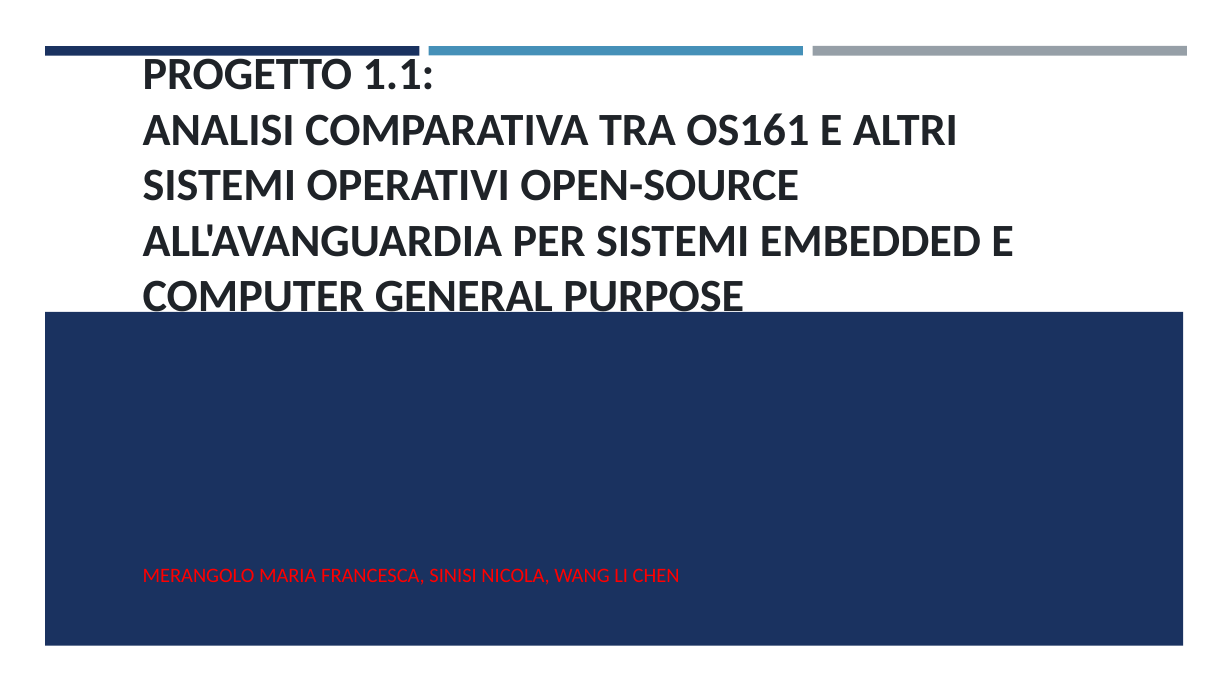
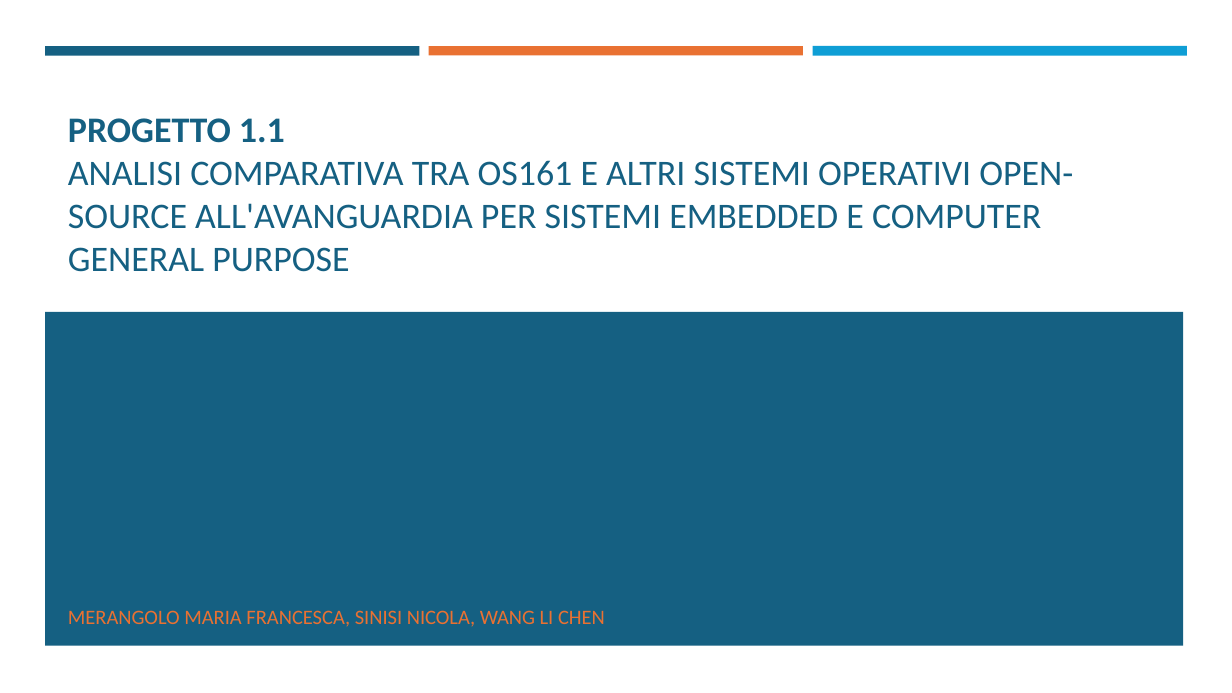
Before and after one commit to fraancyM/PintOS, a slide deck: slide 1 of Progetto_SO.pptx. Drawn at 1232x693 pixels with LibreOffice and Linux fonts; fonts in the diff are those of the drawing. Boxes give left, top, right and bottom in pixels: in the first picture for what was removed or moved away, otherwise in the second. Text is boxed around its words. In the diff, an @@ line names an element or a change of style, - is before the commit and + after.

```diff
--- a/Progetto_SO.pptx
+++ b/Progetto_SO.pptx
@@ rectangle at box(45, 46, 420, 55): fill #1A3260 to #156082 @@
@@ rectangle at box(429, 46, 803, 55): fill #4590B8 to #E97132 @@
@@ rectangle at box(812, 46, 1187, 56): fill #969FA7 to #0F9ED5 @@
@@ title at box(68, 118, 1073, 272): text changed; size 36 to 28 pt; text colour #1F2328 to #156082; bold off @@
-PROGETTO 1.1:
-ANALISI COMPARATIVA TRA OS161 E ALTRI SISTEMI OPERATIVI OPEN-SOURCE ALL'AVANGUARDIA PER SISTEMI EMBEDDED E COMPUTER GENERAL PURPOSE
+PROGETTO 1.1
+ANALISI COMPARATIVA TRA OS161 E ALTRI SISTEMI OPERATIVI OPEN-SOURCE ALL'AVANGUARDIA PER SISTEMI EMBEDDED E COMPUTER GENERAL PURPOSE
@@ rectangle at box(45, 311, 1184, 645): fill #1A3260 to #156082 @@
@@ subtitle "MERANGOLO MARIA FRANCESCA, SINISI NICOLA, ...": place and size @@
-subtitle "MERANGOLO MARIA FRANCESCA, SINISI NICOLA, ..." at box(143, 568, 680, 585)
+subtitle "MERANGOLO MARIA FRANCESCA, SINISI NICOLA, ..." at box(68, 610, 605, 627)
@@ subtitle "MERANGOLO MARIA FRANCESCA, SINISI NICOLA, ..." at box(68, 610, 605, 627): text colour #FF0000 to #E97132 @@
```
Also in this commit, not shown: 6 other slides changed, 2 slides added, 10 slides removed.
